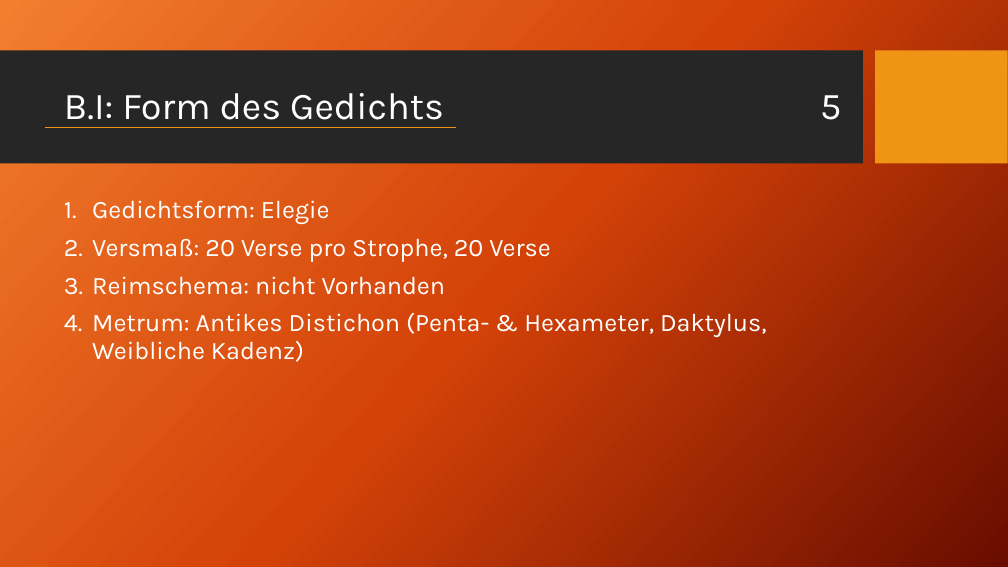
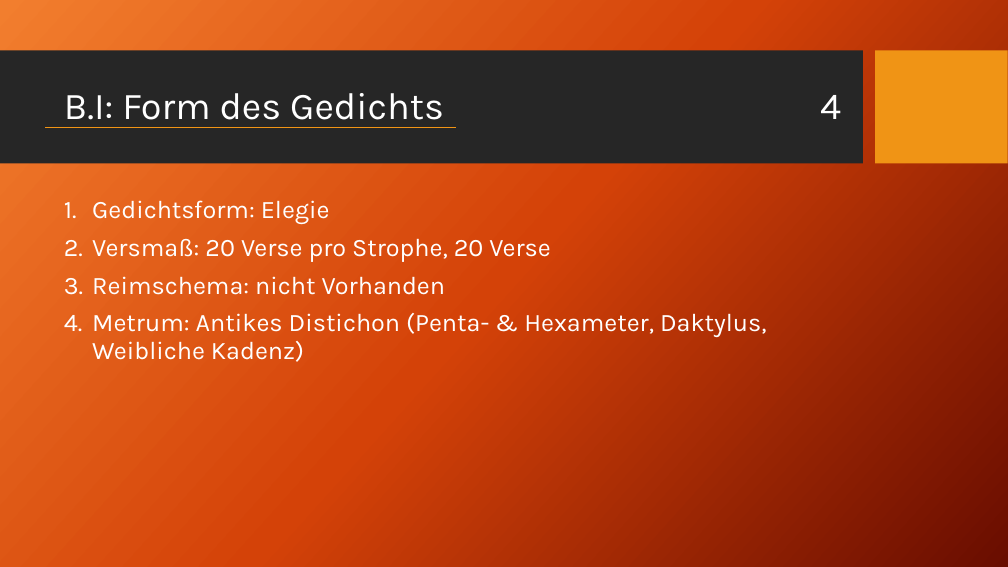
Before and after one commit to akb1154/REF-D-CG-6N, a slide deck: slide 4 of pptx/Goethe - Römische Elegien V.pptx (slide 5 before the commit). Drawn at 1008x567 pixels with LibreOffice and Linux fonts; fonts in the diff are those of the drawing; background and template pictures are left out. Boxes give left, top, right and bottom in pixels: in the first picture for what was removed or moved away, otherwise in the second. Text is boxed around its words. In the diff, an @@ line names an element or a change of style, - is before the commit and + after.

```diff
--- a/pptx/Goethe - Römische Elegien V.pptx
+++ b/pptx/Goethe - Römische Elegien V.pptx
@@ title at (64,93,841,128): text changed @@
-B.I: Form des Gedichts 5
+B.I: Form des Gedichts 4
```
Also in this commit, not shown: 9 other slides changed, 1 slide removed, 5 other files.
